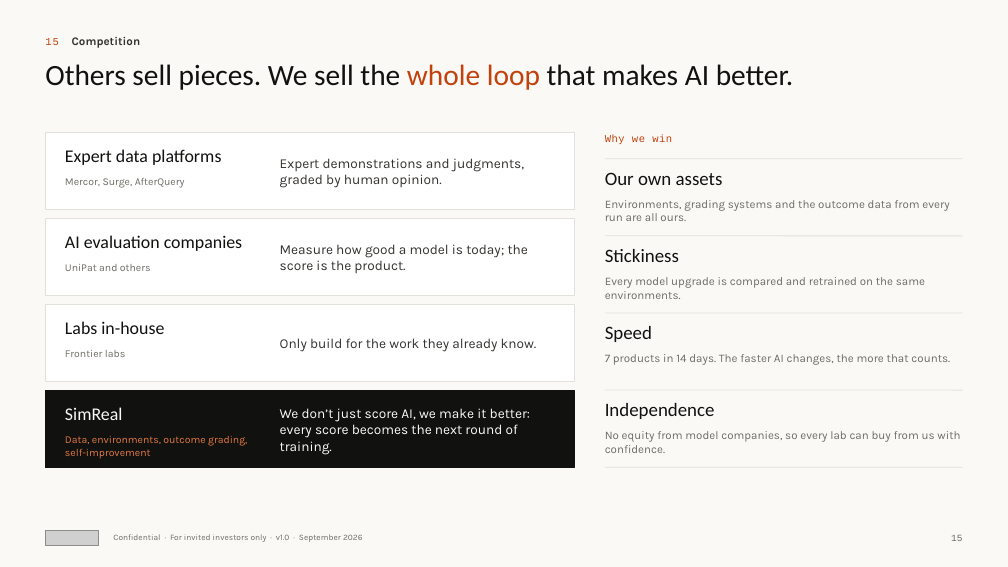
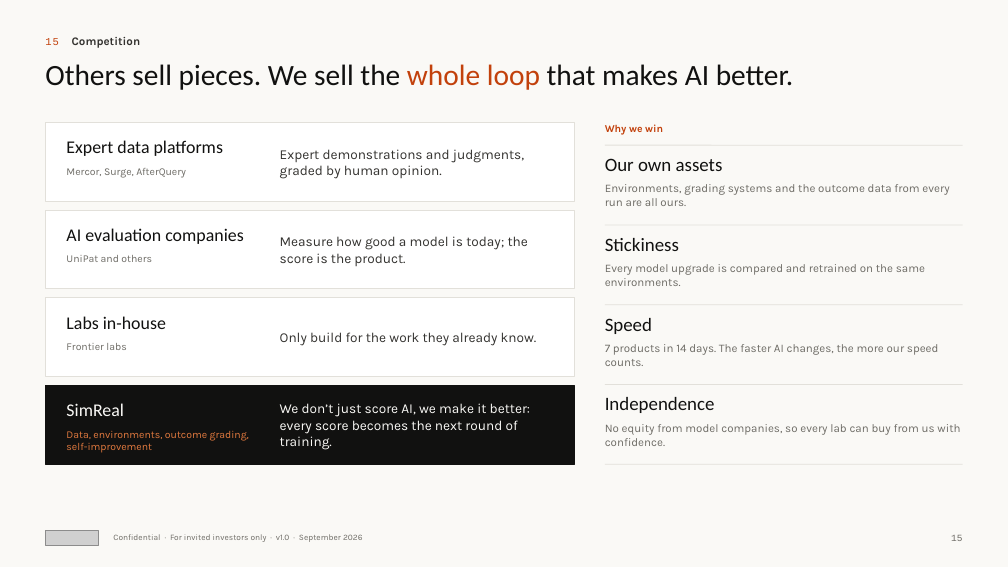
Before and after one commit to wangchen0802/Delta1, a slide deck: slide 15 of SimReal-Seed-Deck-EN.pptx. Drawn at 1008x567 pixels with LibreOffice and Linux fonts; fonts in the diff are those of the drawing; grey boxes stand for pictures. Boxes give left, top, right and bottom in pixels: in the first picture for what was removed or moved away, otherwise in the second. Text is boxed around its words. In the diff, an @@ line names an element or a change of style, - is before the commit and + after.

```diff
--- a/SimReal-Seed-Deck-EN.pptx
+++ b/SimReal-Seed-Deck-EN.pptx
@@ text "Expert data platforms": place and size @@
-text "Expert data platforms" at box(65, 149, 221, 165)
+text "Expert data platforms" at box(66, 140, 223, 156)
@@ text "Why we win" at box(605, 124, 663, 135): font Courier New to Karla, letter spacing 0.5 to 0 pt, bold on @@
@@ line moved from (605, 159) - (963, 159) to (605, 145) - (963, 145) @@
@@ text "Our own assets": place and size @@
-text "Our own assets" at box(605, 172, 723, 185)
+text "Our own assets" at box(605, 158, 723, 171)
@@ text "Environments, grading systems and the ...": place and size @@
-text "Environments, grading systems and the ..." at box(605, 200, 949, 221)
+text "Environments, grading systems and the ..." at box(605, 184, 949, 206)
@@ 8 texts, 2 rectangles, 2 lines: place and size @@
-8 texts, 2 rectangles, 2 lines at box(45, 132, 963, 342)
+8 texts, 2 rectangles, 2 lines at box(45, 123, 963, 334)
@@ 9 texts, 2 lines, 2 rectangles: place and size @@
-9 texts, 2 lines, 2 rectangles at box(45, 235, 963, 468)
+9 texts, 2 lines, 2 rectangles at box(45, 228, 963, 464)
@@ text at box(605, 344, 939, 366): text changed @@
-7 products in 14 days. The faster AI changes, the more that counts.
+7 products in 14 days. The faster AI changes, the more our speed counts.
```
Also in this commit, not shown: 16 other slides changed, 6 slides removed, 6 other files.
